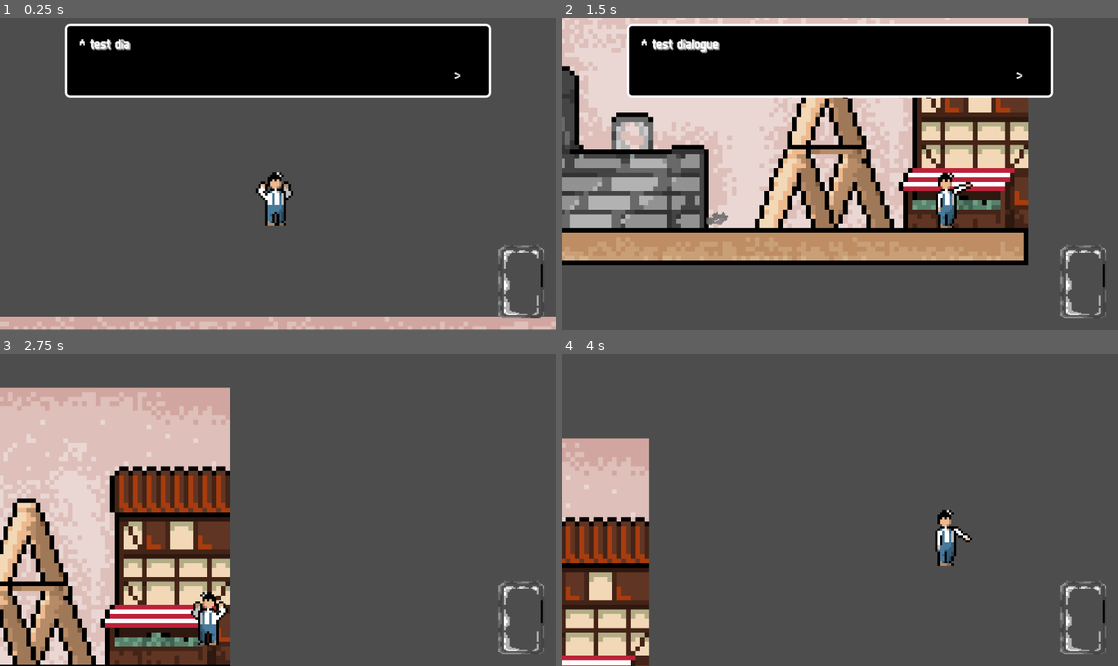
Above: before the commit, frames 1-4 (two rows, left to right).
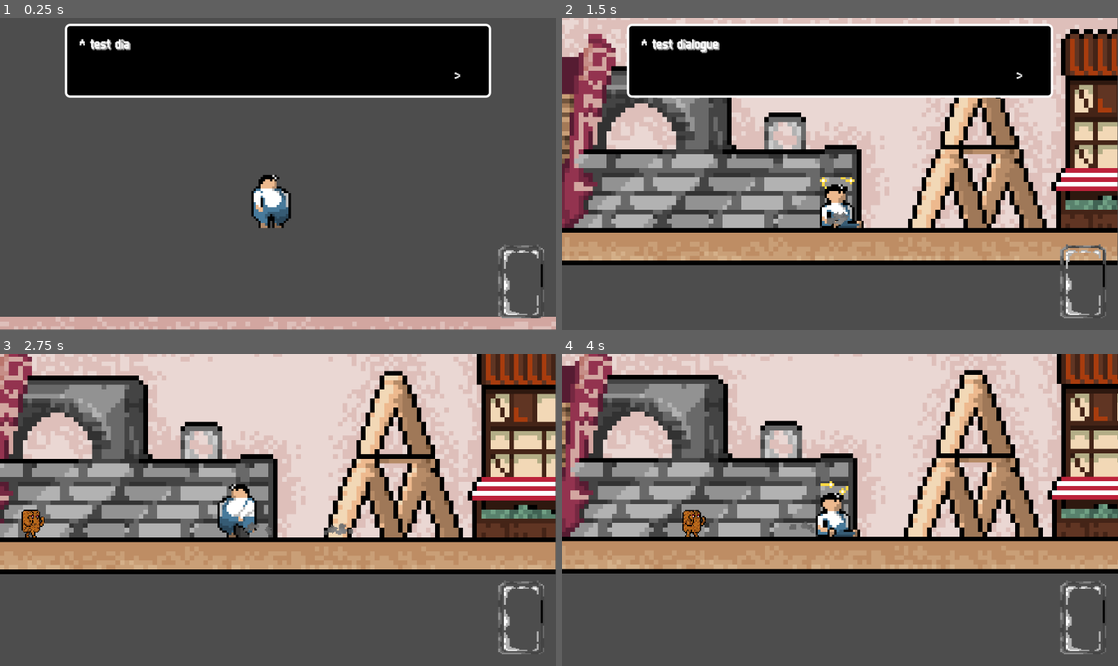
Above: after the commit, the same moments.

Repository: tixvage/bgj25.2
Game: Godot game, scene res://scenes/main.tscn
The game is run twice, just before and just after one commit, with the same random seed, the same clock (stepped at 60 frames per second) and the same inputs. The engine's default icon, where the game draws it, is replaced by a stand-in: a white triangle on a blue panel in a dark square. Sound files missing from this copy of the repository are replaced by a short silence.
Inputs (mouse positions are in pixels of both pictures, inside the frame that each line leads up to):
- Up to frame 1 (0.25 s): no input
- Up to frame 2 (1.5 s): move the mouse to (962, 158) at 0.52 s; hold D (move_right) from 0.53 s (still down); right-click (962, 158) at 0.6 s; tap W (move_up) at 0.77 s; click (962, 158) at 0.8 s; move the mouse to (728, 189) at 1.27 s; click (728, 189) at 1.35 s
- Up to frame 3 (2.75 s): tap W (move_up) at 1.52 s; tap X (text_read) at 1.55, 2.1 s; move the mouse to (333, 441) at 2.02 s; release D (move_right) at 2.03 s; hold A (move_left) from 2.03 s (still down); right-click (333, 441) at 2.3 s
- Up to frame 4 (4 s): move the mouse to (812, 572) at 2.77 s; release A (move_left) at 2.78 s; hold D (move_right) from 2.78 s (still down); right-click (812, 572) at 2.85 s; tap W (move_up) at 3.02, 3.77 s; click (812, 572) at 3.05 s; move the mouse to (1006, 556) at 3.52 s; click (1006, 556) at 3.6 s; tap X (text_read) at 3.8 s

The runs differ from the first frame. In frame 1, 0.8% of the frame differs, in the area x 45-53%, y 49-68%; in frame 2, 44%; in frame 3, 80%, in the area x 0-100%, y 0-100%; in frame 4, 71%.

Commit message:
fat level 4

Diff:
--- a/project.godot
+++ b/project.godot
@@ -32,6 +32,7 @@
 EnemyDash=""
 Player=""
 EnemyDead=""
+Ground=""
 
 [input]
 
--- a/scenes/demo_world.tscn
+++ b/scenes/demo_world.tscn
@@ -74,6 +74,7 @@
 mass = 7.0
 damage_area = Vector2(200, 20)
 required_xp_for_next = 150
+extra_fat = false
 metadata/_custom_type_script = "uid://bfj6hq6gj25hm"
 
 [sub_resource type="Resource" id="Resource_4qpdp"]
@@ -84,6 +85,7 @@
 mass = 13.0
 damage_area = Vector2(250, 20)
 required_xp_for_next = 270
+extra_fat = false
 metadata/_custom_type_script = "uid://bfj6hq6gj25hm"
 
 [sub_resource type="Resource" id="Resource_n31jq"]
@@ -94,6 +96,7 @@
 mass = 27.0
 damage_area = Vector2(300, 20)
 required_xp_for_next = 450
+extra_fat = false
 metadata/_custom_type_script = "uid://bfj6hq6gj25hm"
 
 [sub_resource type="Resource" id="Resource_w2ry6"]
@@ -104,7 +107,11 @@
 mass = 50.0
 damage_area = Vector2(400, 20)
 required_xp_for_next = 600
+extra_fat = true
 metadata/_custom_type_script = "uid://bfj6hq6gj25hm"
+
+[sub_resource type="RectangleShape2D" id="RectangleShape2D_seb5k"]
+size = Vector2(50, 40)
 
 [sub_resource type="RectangleShape2D" id="RectangleShape2D_1464v"]
 size = Vector2(30, 30)
@@ -356,6 +363,14 @@
 atlas = ExtResource("17_w2ry6")
 region = Rect2(24, 168, 24, 24)
 
+[sub_resource type="AtlasTexture" id="AtlasTexture_k1sfd"]
+atlas = ExtResource("17_w2ry6")
+region = Rect2(0, 144, 24, 24)
+
+[sub_resource type="AtlasTexture" id="AtlasTexture_17bs4"]
+atlas = ExtResource("17_w2ry6")
+region = Rect2(24, 144, 24, 24)
+
 [sub_resource type="AtlasTexture" id="AtlasTexture_kaxu1"]
 atlas = ExtResource("8_4qpdp")
 region = Rect2(0, 240, 24, 24)
@@ -624,25 +639,25 @@
 "speed": 5.0
 }, {
 "frames": [{
-"duration": 1.0,
+"duration": 0.8,
 "texture": SubResource("AtlasTexture_pnga1")
 }, {
-"duration": 1.0,
+"duration": 0.8,
 "texture": SubResource("AtlasTexture_tfhi2")
 }, {
-"duration": 1.0,
+"duration": 0.8,
 "texture": SubResource("AtlasTexture_5m3nn")
 }, {
-"duration": 1.0,
+"duration": 0.8,
 "texture": SubResource("AtlasTexture_1mlcr")
 }, {
-"duration": 1.0,
+"duration": 0.8,
 "texture": SubResource("AtlasTexture_px4aq")
 }, {
-"duration": 1.0,
+"duration": 0.8,
 "texture": SubResource("AtlasTexture_1mlcr")
 }, {
-"duration": 1.0,
+"duration": 0.8,
 "texture": SubResource("AtlasTexture_px4aq")
 }],
 "loop": false,
@@ -758,6 +773,17 @@
 }],
 "loop": false,
 "name": &"river_4",
+"speed": 5.0
+}, {
+"frames": [{
+"duration": 1.0,
+"texture": SubResource("AtlasTexture_k1sfd")
+}, {
+"duration": 1.0,
+"texture": SubResource("AtlasTexture_17bs4")
+}],
+"loop": false,
+"name": &"roll",
 "speed": 5.0
 }, {
 "frames": [{
@@ -868,25 +894,25 @@
 
 [node name="Ground" type="Node2D" parent="Map"]
 
-[node name="Ground1" type="StaticBody2D" parent="Map/Ground"]
+[node name="Ground1" type="StaticBody2D" parent="Map/Ground" groups=["Ground"]]
 position = Vector2(-646, 102)
 
 [node name="CollisionShape2D" type="CollisionShape2D" parent="Map/Ground/Ground1"]
 shape = SubResource("RectangleShape2D_18r7x")
 
-[node name="Ground2" type="StaticBody2D" parent="Map/Ground"]
+[node name="Ground2" type="StaticBody2D" parent="Map/Ground" groups=["Ground"]]
 position = Vector2(-504, 106)
 
 [node name="CollisionShape2D" type="CollisionShape2D" parent="Map/Ground/Ground2"]
 shape = SubResource("RectangleShape2D_8njo4")
 
-[node name="Ground3" type="StaticBody2D" parent="Map/Ground"]
+[node name="Ground3" type="StaticBody2D" parent="Map/Ground" groups=["Ground"]]
 position = Vector2(-364, 110)
 
 [node name="CollisionShape2D" type="CollisionShape2D" parent="Map/Ground/Ground3"]
 shape = SubResource("RectangleShape2D_lws8g")
 
-[node name="Ground4" type="StaticBody2D" parent="Map/Ground"]
+[node name="Ground4" type="StaticBody2D" parent="Map/Ground" groups=["Ground"]]
 position = Vector2(214, 114)
 
 [node name="CollisionShape2D" type="CollisionShape2D" parent="Map/Ground/Ground4"]
@@ -940,6 +966,12 @@
 player_datas = Array[ExtResource("2_70cc3")]([SubResource("Resource_25m8j"), SubResource("Resource_4qpdp"), SubResource("Resource_n31jq"), SubResource("Resource_w2ry6")])
 
 [node name="Root" type="Node2D" parent="Player"]
+
+[node name="StomachArea" type="Area2D" parent="Player/Root"]
+position = Vector2(29, 4)
+
+[node name="CollisionShape2D" type="CollisionShape2D" parent="Player/Root/StomachArea"]
+shape = SubResource("RectangleShape2D_seb5k")
 
 [node name="FeetMid" type="Node2D" parent="Player/Root"]
 visible = false
@@ -966,9 +998,11 @@
 material = SubResource("ShaderMaterial_ll1pc")
 scale = Vector2(2, 2)
 sprite_frames = SubResource("SpriteFrames_1464v")
-animation = &"idle_1"
-frame = 1
-frame_progress = 1.0
+animation = &"jump_1"
+
+[node name="AutoJumpCast" type="RayCast2D" parent="Player/Root"]
+position = Vector2(0, 21)
+target_position = Vector2(20, 0)
 
 [node name="CollisionShape2D" type="CollisionShape2D" parent="Player"]
 visible = false
--- a/scripts/player.gd
+++ b/scripts/player.gd
@@ -20,10 +20,12 @@
 @onready var body_area: Area2D = $Body
 @onready var root: Node2D = $Root
 #@onready var sprite: Sprite2D = $Root/Sprite2D
+@onready var stomach_area: Area2D = $Root/StomachArea
 @onready var feet_mid: Node2D = $Root/FeetMid
 @onready var move_particle: CPUParticles2D = $Root/MoveParticle
 @onready var sprite: AnimatedSprite2D = $Root/AnimatedSprite2D
 @onready var hand_area: Area2D = $Root/HandArea
+@onready var auto_jump_cast: RayCast2D = $Root/AutoJumpCast
 
 @onready var player_ghost_scene := preload("res://scenes/player_ghost.tscn")
 
@@ -50,7 +52,7 @@
 
 func _ready() -> void:
 	Global.player_manager.player = self
-	change_data(0)
+	change_data(3)
 	play_animation("idle")
 
 
@@ -73,6 +75,7 @@
 	shader_timer.start()
 	if projectile and anim != "dash_end":
 		chocolate_amount += 0.05
+		chocolate_amount = minf(chocolate_amount, 0.5)
 		sprite.material.set_shader_parameter("chocolate_amount", chocolate_amount)
 	else:
 		sprite.material.set_shader_parameter("flash_light", Vector4(1.0, 0.0, 0.0, 1.0))
@@ -163,12 +166,24 @@
 
 	if Input.is_action_just_pressed("fire") and can_hit:
 		play_animation("hit")
-		var bodies := hand_area.get_overlapping_areas()
-		for body in bodies:
-			if body.is_in_group("EnemyDash"):
-				body.get_parent().damage_hand(global_position, data.damage_amount)
-				Global.audio_manager.create_audio(SoundEffect.Type.HIT)
-				break
+		if data.extra_fat:
+			chocolate_amount = 0
+			sprite.material.set_shader_parameter("chocolate_amount", chocolate_amount)
+			var bodies := stomach_area.get_overlapping_areas()
+			var count: int = 0
+			for body in bodies:
+				if body.is_in_group("EnemyDash"):
+					body.get_parent().damage_from_up(sign(body.global_position.x - global_position.x) * 0.3, data.mass)
+					if count == 0:Global.audio_manager.create_audio(SoundEffect.Type.HIT)
+					count += 1
+		else:
+			var bodies := hand_area.get_overlapping_areas()
+			for body in bodies:
+				if body.is_in_group("EnemyDash"):
+					body.get_parent().damage_hand(global_position, data.damage_amount)
+					Global.audio_manager.create_audio(SoundEffect.Type.HIT)
+					break
+
 
 	if Input.is_action_just_pressed("eat") and can_eat:
 		var eat_animations := ["river", "finger"]
@@ -183,15 +198,18 @@
 
 func _physics_process(delta: float) -> void:
 	var on_floor := is_on_floor()
-	var can_jump: bool = coyote_timer > 0.0 and velocity.y >= 0 and not locked
+	var can_jump: bool = coyote_timer > 0.0 and velocity.y >= 0 and not data.extra_fat and not locked
 	if on_floor:
 		coyote_timer = coyote_time
 	else:
 		coyote_timer = max(coyote_timer - delta, 0.0)
-	var can_dash: bool = not on_floor and not dash_ray.is_colliding() and not locked
+	var can_dash: bool = not on_floor and not dash_ray.is_colliding() and not data.extra_fat and not locked
 	var can_move: bool = not is_dashing and not locked
 	var accel = ground_accel if on_floor else air_accel
 
+	var possible_jump_object := auto_jump_cast.get_collider()
+	if possible_jump_object and possible_jump_object.is_in_group("Ground"):
+		velocity.y = -100
 
 	if not on_floor:
 		velocity += get_gravity() * delta
@@ -244,6 +262,8 @@
 func _on_animated_sprite_2d_animation_changed() -> void:
 	var anim := get_animation()
 	if anim in ["dash_end", "river", "finger", "change"]:
+		locked = true
+	if anim in ["hit"] and data.extra_fat:
 		locked = true
 
 
--- a/scripts/player_data.gd
+++ b/scripts/player_data.gd
@@ -7,3 +7,4 @@
 @export var mass: float
 @export var damage_area: Vector2
 @export var required_xp_for_next: int
+@export var extra_fat: bool
--- a/scripts/text_box.gd
+++ b/scripts/text_box.gd
@@ -54,7 +54,7 @@
 	if Input.is_action_just_pressed("text_read"):
 		if text_running:
 			speeding_up = true
-		else:
+		elif visible:
 			disable_dialog()
 	var speed = SKIP_SPEED if speeding_up else DEFAULT_SPEED
 	if text_running:
--- a/shaders/flash.gdshader
+++ b/shaders/flash.gdshader
@@ -4,7 +4,7 @@
 uniform float flash_amount = 0.0;
 
 uniform float seed = 0;
-uniform float chocolate_amount : hint_range(0.0, 1.0) = 0.1;
+uniform float chocolate_amount : hint_range(0.0, 0.5) = 0.1;
 uniform vec4 chocolate_color : source_color = vec4(0.36, 0.20, 0.09, 1.0);
 
 
Not shown: 1 places in scenes/demo_world.tscn that only renumber resources
